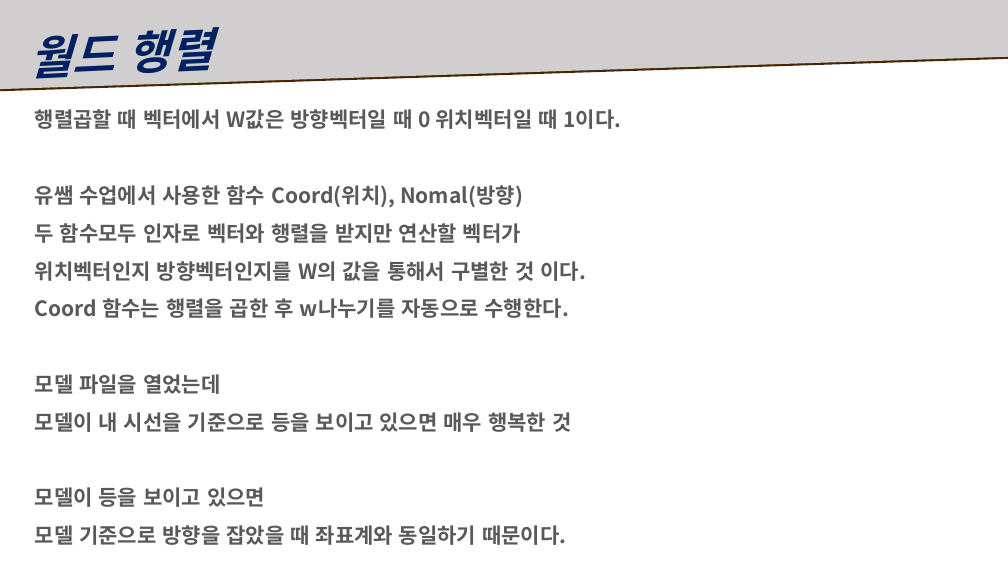
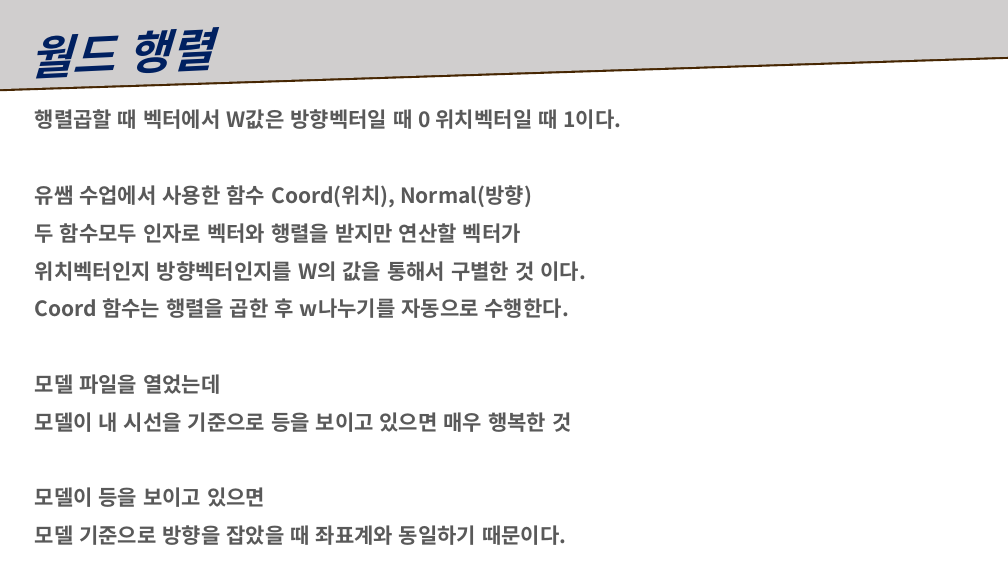
Before and after one commit to Ahnhyunsoo/Study, a slide deck: slide 9 of 5Month/복습자료/수업 복습.pptx. Drawn at 1008x567 pixels with LibreOffice and Linux fonts; fonts in the diff are those of the drawing. Boxes give left, top, right and bottom in pixels: in the first picture for what was removed or moved away, otherwise in the second. Text is boxed around its words. In the diff, an @@ line names an element or a change of style, - is before the commit and + after.

Commit message:
20220707
20220707

```diff
--- a/5Month/복습자료/수업 복습.pptx
+++ b/5Month/복습자료/수업 복습.pptx
@@ text at (35,185,532,207): text changed @@
-유쌤 수업에서 사용한 함수 Coord(위치), Nomal(방향)
+유쌤 수업에서 사용한 함수 Coord(위치), Normal(방향)
```
